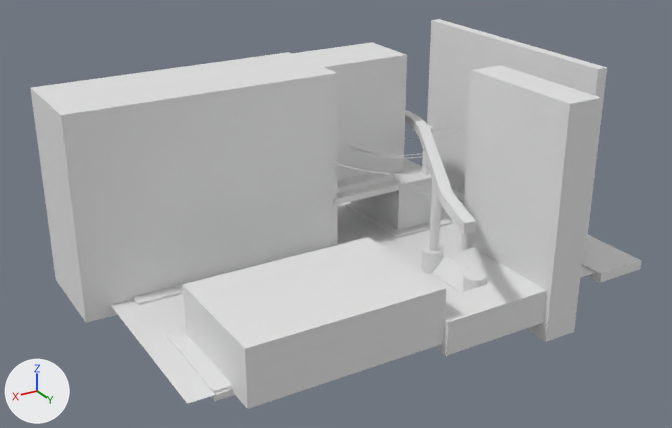
A saved change to the Blender file Assets/_Le Fish/Blend-Models/concepts/cyberpunk-whitebox.blend.
Rendered twice from a camera (50 mm lens) standing at (109.8, 139.8, 85.4) and looking at (21.8, -7.0, 12.0). Arrows for +X, +Y and +Z are at lower left; the lights stay in place.

Before the edit, the objects in view are built like this:
```python
me_cube_004 = bpy.data.meshes.new('Cube.004')
me_cube_004.from_pydata(...)  # a box spanning x 19.3..57.8, y 3.1..34.5, z -0.8..10.2
me_cube_013 = bpy.data.meshes.new('Cube.013')
me_cube_013.from_pydata(...)  # a box spanning x -33.6..-22.0, y -43.2..23.6, z -1.5..0.5
me_cylinder_004 = bpy.data.meshes.new('Cylinder.004')
me_cylinder_004.from_pydata(...)  # a 32-sided cylinder along z spanning x 4.7..6.7, y 3.6..5.6, z 3.6..22.3
ob_cube_003 = bpy.data.objects.new('Cube.003', me_cube_004)
ob_cube_003.location = (0.7, 0.0, 0.0)
ob_cube_003.scale = (1.0, 0.788, 1.0)
ob_cube_012 = bpy.data.objects.new('Cube.012', me_cube_013)
ob_cube_012.location = (0.0, 0.0, 0.0)
ob_cylinder_004 = bpy.data.objects.new('Cylinder.004', me_cylinder_004)
ob_cylinder_004.location = (0.0, 0.0, 0.0)
# also in view: 'Cube.011' at (-4.6, -23.0, -0.5); 'Cube.004' at (-4.5, -26.9, 5.5); 'Cube.013' at (4.2, -7.8, 21.8); 'Cube.008' at (7.2, -28.3, 23.6); 'Cube.005' at (43.9, -25.5, 17.9)
```
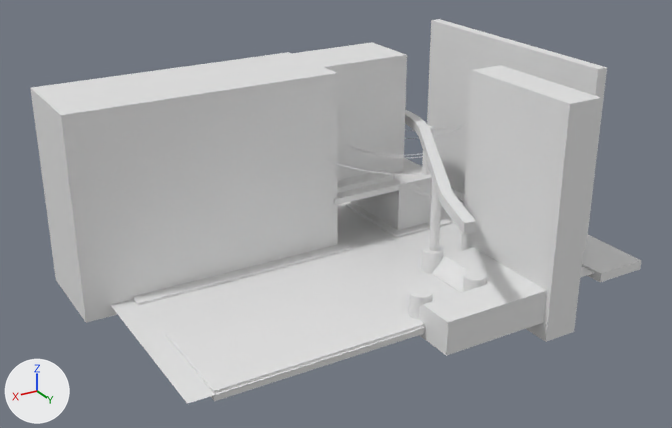
Location of each change, (x1, y1, x2, y2) in pixels of the pictures (672 x 428 px):
'Cube.003', hidden: before (182, 237, 447, 409)
'Cube.009', unchanged, uncovered by the edit: (165, 251, 460, 401) in both
'Cube.010', unchanged, uncovered by the edit: before (132, 238, 344, 306); after (132, 238, 352, 306)

The change, as a diff of the scene's bpy script:
```diff
--- a/Assets/_Le Fish/Blend-Models/concepts/cyberpunk-whitebox.blend.py
+++ b/Assets/_Le Fish/Blend-Models/concepts/cyberpunk-whitebox.blend.py
@@ ob_cube_003 @@
 ob_cube_003.scale = (1.0, 0.788, 1.0)
+ob_cube_003.hide_set(True)
```
